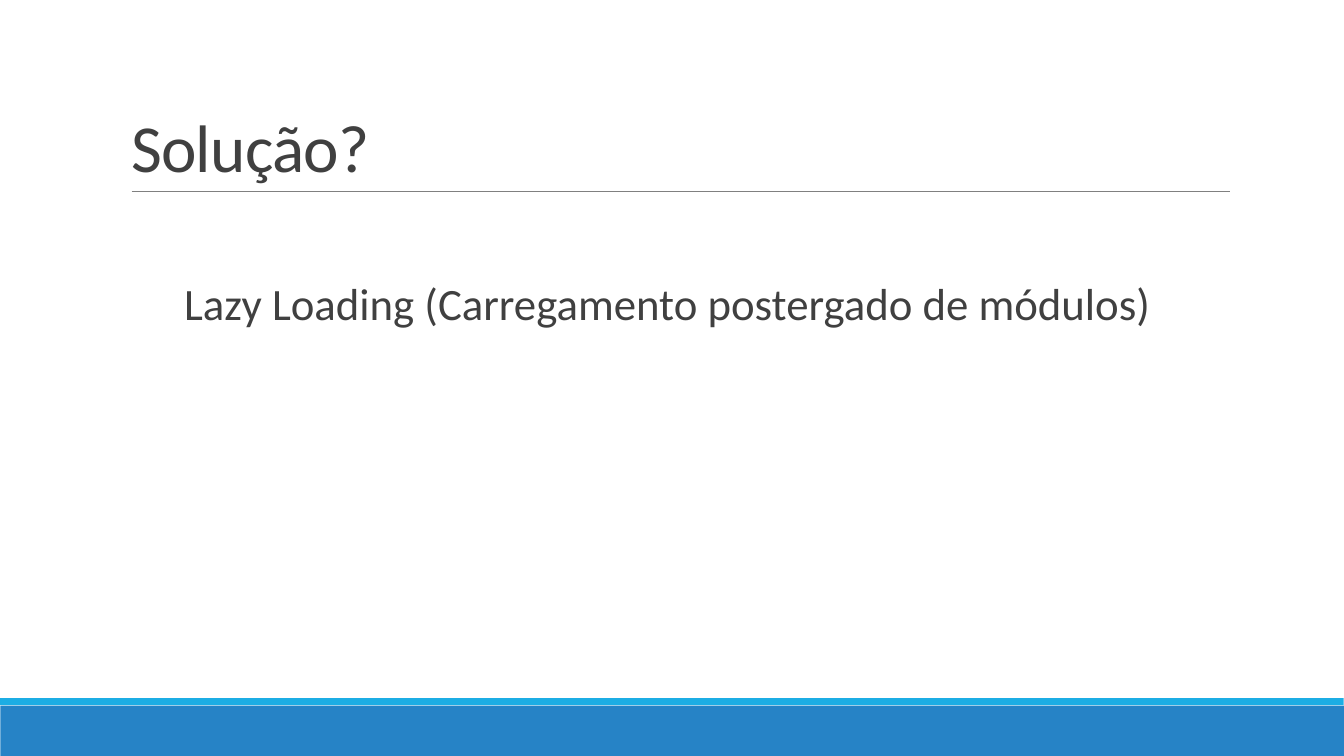
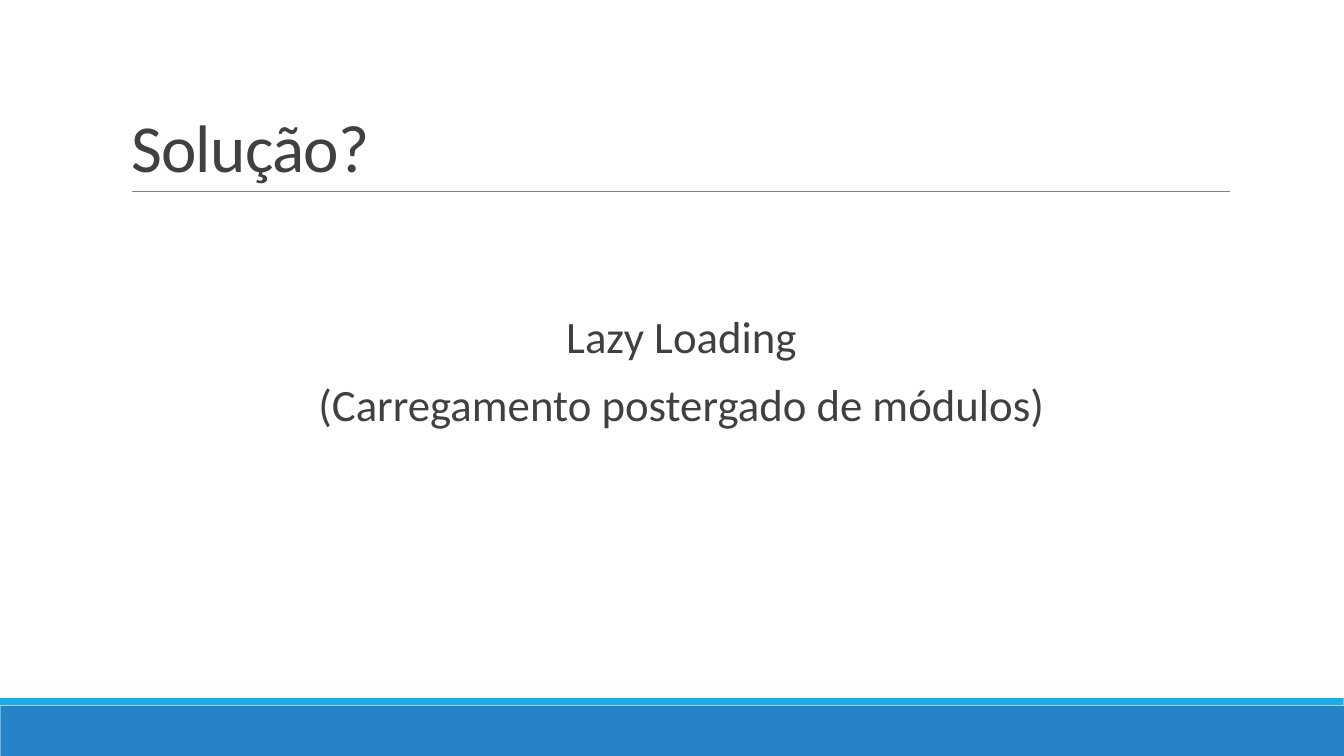
Before and after one commit to eduardoflorence/angular-lazy-loading, a slide deck: slide 3 of eduardo-florence-meetup-angular-rio-lazy-loading.pptx. Drawn at 1344x756 pixels with LibreOffice and Linux fonts; fonts in the diff are those of the drawing. Boxes give left, top, right and bottom in pixels: in the first picture for what was removed or moved away, otherwise in the second. Text is boxed around its words. In the diff, an @@ line names an element or a change of style, - is before the commit and + after.

```diff
--- a/eduardo-florence-meetup-angular-rio-lazy-loading.pptx
+++ b/eduardo-florence-meetup-angular-rio-lazy-loading.pptx
@@ text at [318,322,1043,429]: text changed @@
-  Lazy Loading (Carregamento postergado de módulos)
+  Lazy Loading
+  (Carregamento postergado de módulos)
```
Also in this commit, not shown: 6 other slides changed, 15 slides added.
